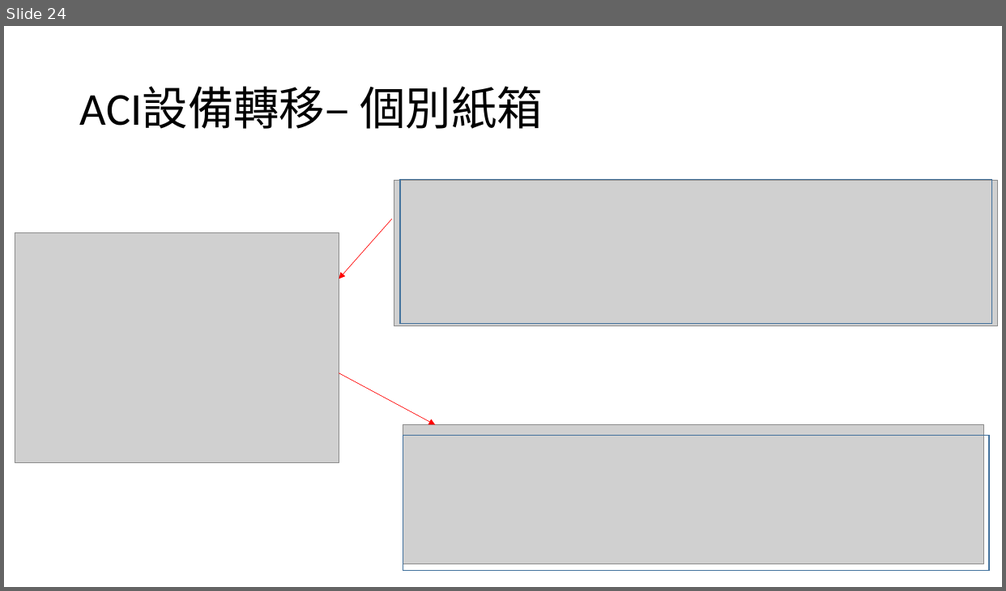
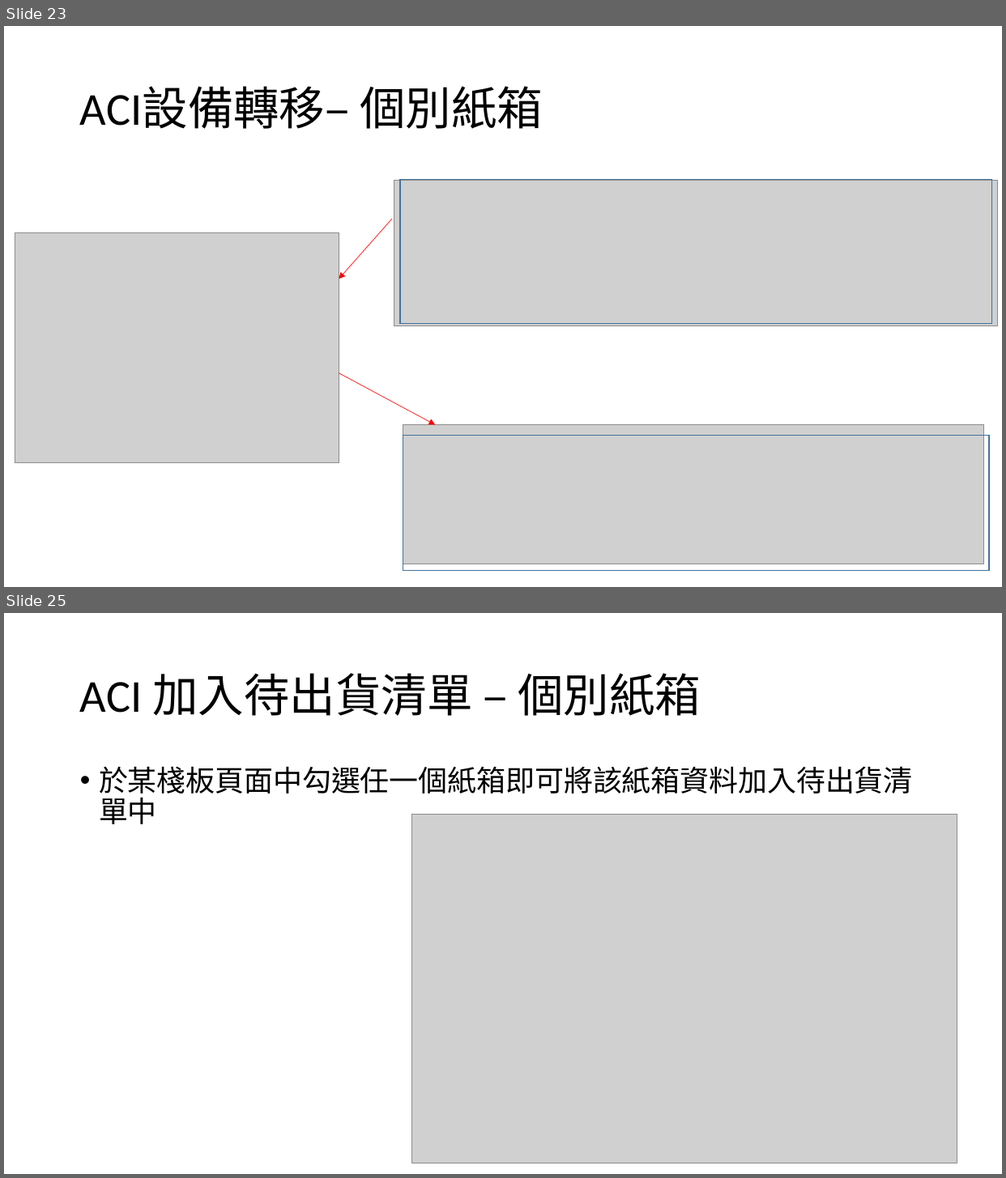
Before and after one commit to CrayHung/twoway-scanner, a slide deck: ACI庫存操作.pptx. Shown one above the other, each under a label of ours: slide 24 before the commit, slides 23 and 25 after it; the slides between them are not shown. The pictures are 1006x591 and 1006x1178 pixels, drawn with LibreOffice and Linux fonts; fonts in the diff are those of the drawing; grey boxes stand for pictures. Boxes give left, top, right and bottom in pixels: in the first picture for what was removed or moved away, otherwise in the second. Text is boxed around its words. In the diff, an @@ line names an element or a change of style, - is before the commit and + after.

Commit message:
新增出貨清單+已出貨歷史清單

```diff
--- a/ACI庫存操作.pptx
+++ b/ACI庫存操作.pptx
@@ slide 25 added at (x1=4, y1=613, x2=1002, y2=1174), background #FFFFFF @@
@@ title added at (x1=80, y1=673, x2=701, y2=716), 44 pt, text #000000 @@
+ACI 加入待出貨清單 – 個別紙箱
@@ text added at (x1=99, y1=766, x2=913, y2=824), 28 pt, text #000000 @@
+• 於某棧板頁面中勾選任一個紙箱即可將該紙箱資料加入待出貨清單中
@@ picture added at (x1=412, y1=815, x2=957, y2=1163) @@
@@ what was slide 24 is now slide 23 @@
```
Also in this commit, not shown: 18 slides changed, 2 other slides added, 3 slides removed, 2 other files.
